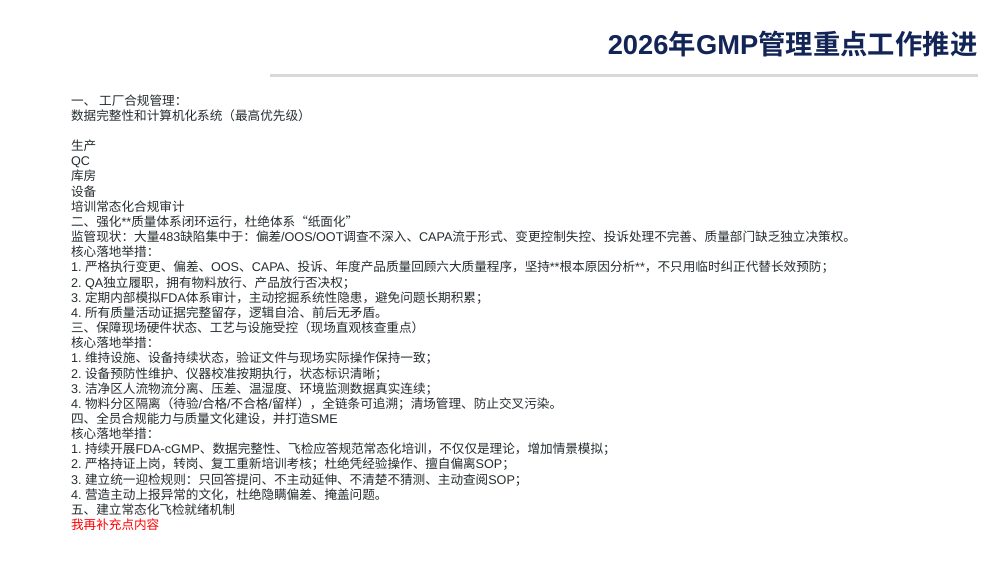
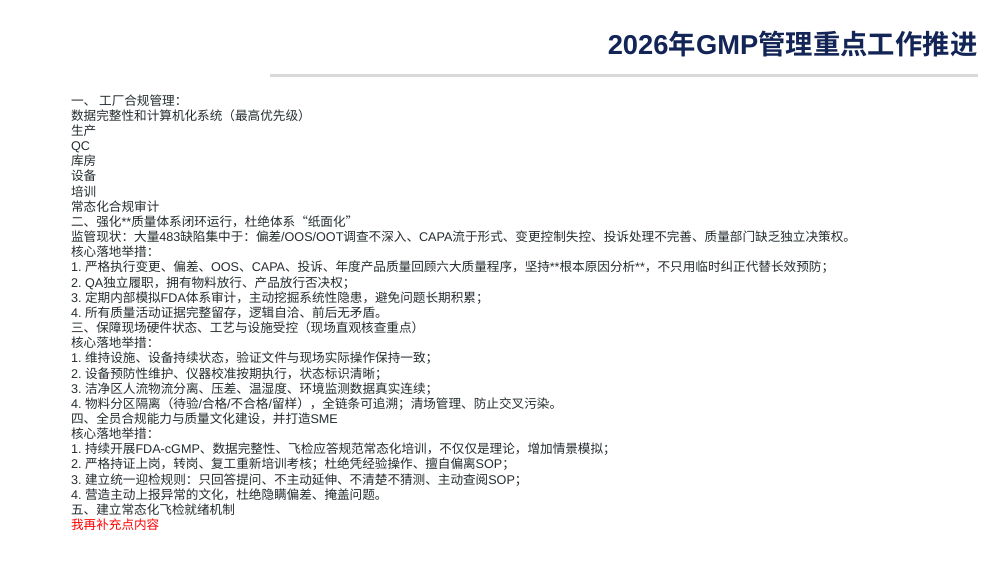
Before and after one commit to peterli0913/Report, a slide deck: slide 1 of 质量.pptx. Drawn at 1008x567 pixels with LibreOffice and Linux fonts; fonts in the diff are those of the drawing; background and template pictures are left out. Boxes give left, top, right and bottom in pixels: in the first picture for what was removed or moved away, otherwise in the second. Text is boxed around its words. In the diff, an @@ line names an element or a change of style, - is before the commit and + after.

```diff
--- a/质量.pptx
+++ b/质量.pptx
@@ text at (71,185,159,212): text changed @@
-培训常态化合规审计
+培训
+常态化合规审计
```
